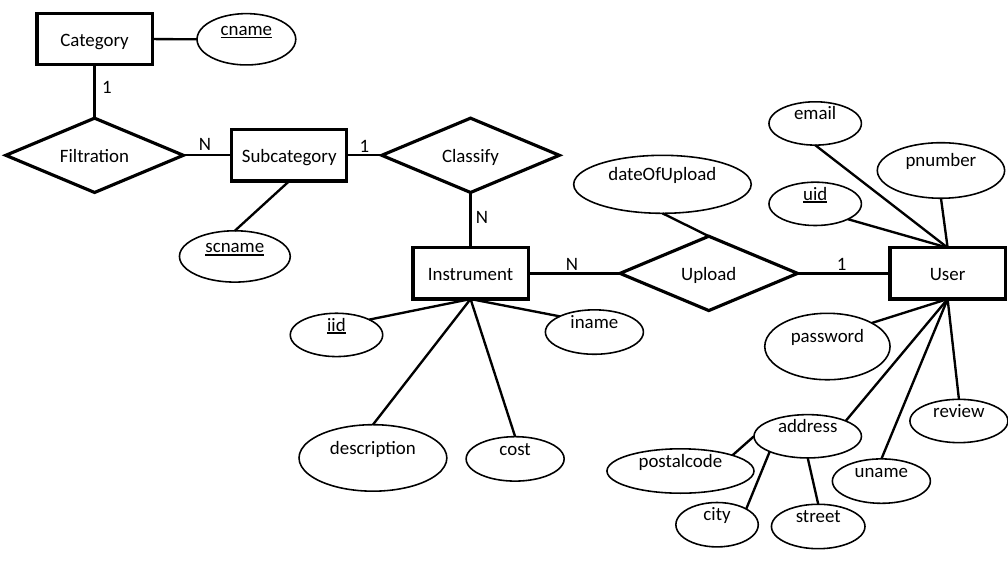
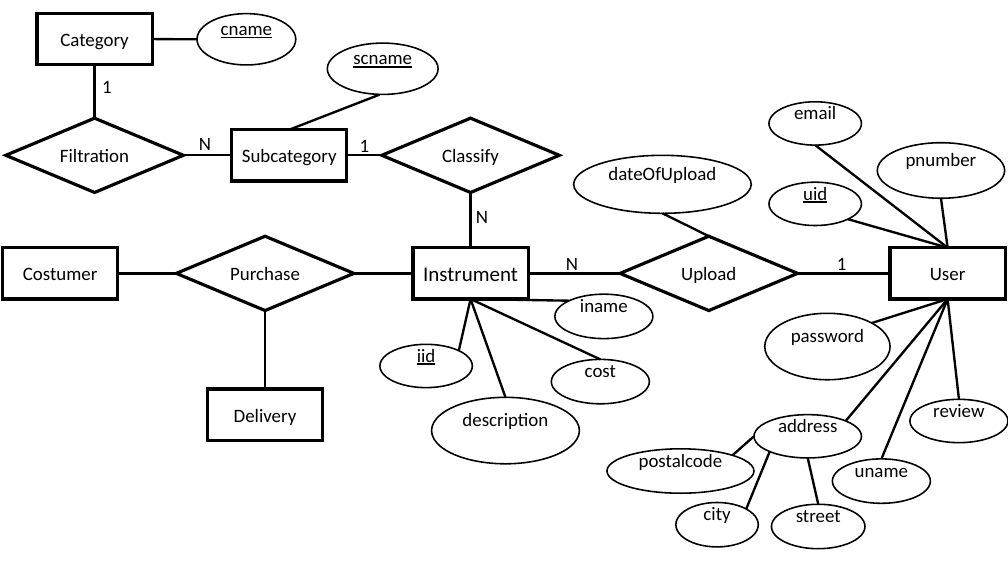
Before and after one commit to SDominik5/HasznaltHangszerek, a slide deck: slide 1 of Er.pptx. Drawn at 1008x567 pixels with LibreOffice and Linux fonts; fonts in the diff are those of the drawing. Boxes give left, top, right and bottom in pixels: in the first picture for what was removed or moved away, otherwise in the second. Text is boxed around its words. In the diff, an @@ line names an element or a change of style, - is before the commit and + after.

Commit message:
Newest updeted Er modell

```diff
--- a/Er.pptx
+++ b/Er.pptx
@@ ellipse "scname" moved from (x1=179, y1=231, x2=290, y2=282) to (x1=327, y1=43, x2=439, y2=95) @@
@@ line moved from (235, 231) - (290, 181) to (380, 95) - (290, 130) @@
@@ diamond added at (x1=176, y1=236, x2=354, y2=310), outline #000000 3 pt, 18 pt, text #000000 @@
+Purchase
@@ rectangle added at (x1=2, y1=248, x2=117, y2=299), outline #000000 3 pt, 18 pt, text #000000 @@
+Costumer
@@ rectangle "Instrument" at (x1=413, y1=248, x2=528, y2=299): size 18 to 20 pt @@
@@ line added from (176, 274) to (118, 274), #000000 2.25 pt @@
@@ line added from (354, 274) to (413, 274), #000000 2.25 pt @@
@@ line moved from (369, 320) - (470, 299) to (459, 351) - (470, 299) @@
@@ line moved from (560, 316) - (470, 299) to (569, 301) - (470, 299) @@
@@ line moved from (373, 425) - (470, 299) to (506, 398) - (470, 299) @@
@@ line moved from (515, 437) - (470, 299) to (600, 359) - (470, 299) @@
@@ ellipse "iname" moved from (x1=545, y1=310, x2=644, y2=355) to (x1=555, y1=294, x2=653, y2=339) @@
@@ line added from (265, 311) to (265, 389), #000000 2.25 pt @@
@@ ellipse "iid" moved from (x1=290, y1=313, x2=383, y2=356) to (x1=380, y1=344, x2=472, y2=387) @@
@@ ellipse "cost" moved from (x1=467, y1=437, x2=565, y2=482) to (x1=551, y1=359, x2=650, y2=404) @@
@@ rectangle added at (x1=208, y1=389, x2=323, y2=441), outline #000000 3 pt, 18 pt, text #000000 @@
+Delivery
@@ ellipse "description" moved from (x1=299, y1=425, x2=448, y2=492) to (x1=432, y1=398, x2=580, y2=464) @@
```
